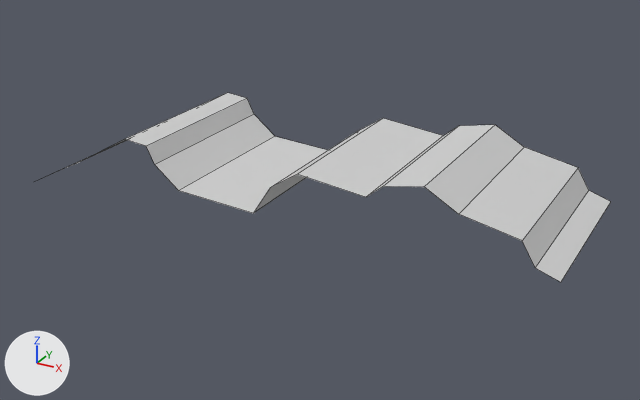
Two versions of the OBJ model StarCatcher/Assets/EnemyCol_1.obj, one commit apart.
Before and after are seen from a 50 mm lens placed at (4.52, -7.82, 4.61), pointed at (0.24, -0.04, 0.72). The axes (+X, +Y, +Z) are drawn at lower left. The lights are the same throughout. Mesh edges are drawn as thin lines. Where no turn or scale is listed for an object, it has been applied to the vertices.

The scene before the commit, as lines of its bpy script (objects in view):
```python
me_pplane1 = bpy.data.meshes.new('pPlane1')
me_pplane1.from_pydata(...)  # 34 vertices, 16 faces; spans x -3.1..3.1, y -0.97..0.97, z 0.59..1.53
me_pplane1.materials.append(mat_initialshadinggroup)  # light grey #d1d1d1
ob_pplane1 = bpy.data.objects.new('pPlane1', me_pplane1)
ob_pplane1.location = (0.0, 0.0, 0.0)
```
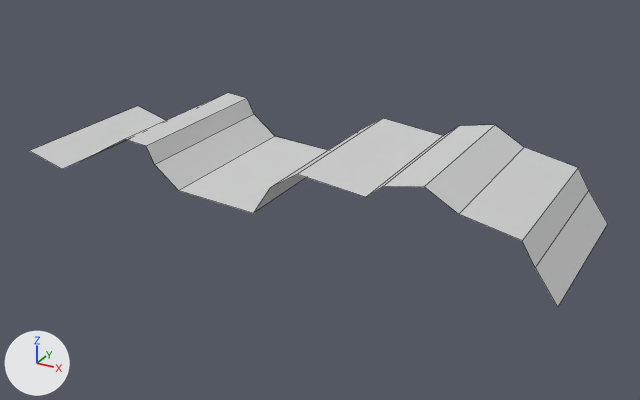
The change in detail:
me_pplane1 has 34 vertices, 16 faces and spans x -3.1..3.1, y -0.97..0.97, z 0.59..1.53.
me_pplane1 is used by ob_pplane1; location (0.0, 0.0, 0.0).
Part 1, on me_pplane1:
Vertex 0 of me_pplane1 moves from (3.1, 0.97, 0.91) at pixel (610, 201) to (3.1, 0.97, 0.66) at pixel (607, 223).
Vertex 3 of me_pplane1 moves from (3.1, -0.97, 0.91) at pixel (560, 282) to (3.1, -0.97, 0.66) at pixel (557, 307).
Part 2, on me_pplane1:
Vertex 32 of me_pplane1 moves from (-3.1, 0.97, 0.59) to (-3.1, 0.97, 0.99) at pixel (137, 105).
Vertex 33 of me_pplane1 moves from (-3.1, -0.97, 0.59) to (-3.1, -0.97, 0.99) at pixel (29, 150).

Pixel boxes [x1, y1, x2, y2] of what changed, in the pictures (640 x 400 px; the box of a moved part takes in the faces that stretch with it):
'pPlane1', reshaped (13% taller)
    before: [44, 93, 610, 282]
    after: [29, 93, 608, 307]
part 1 of me_pplane1, moved or reshaped
    before: [535, 191, 610, 282]
    after: [535, 191, 608, 307]
part 2 of me_pplane1, moved or reshaped (not visible before)
    after: [29, 106, 166, 169]
